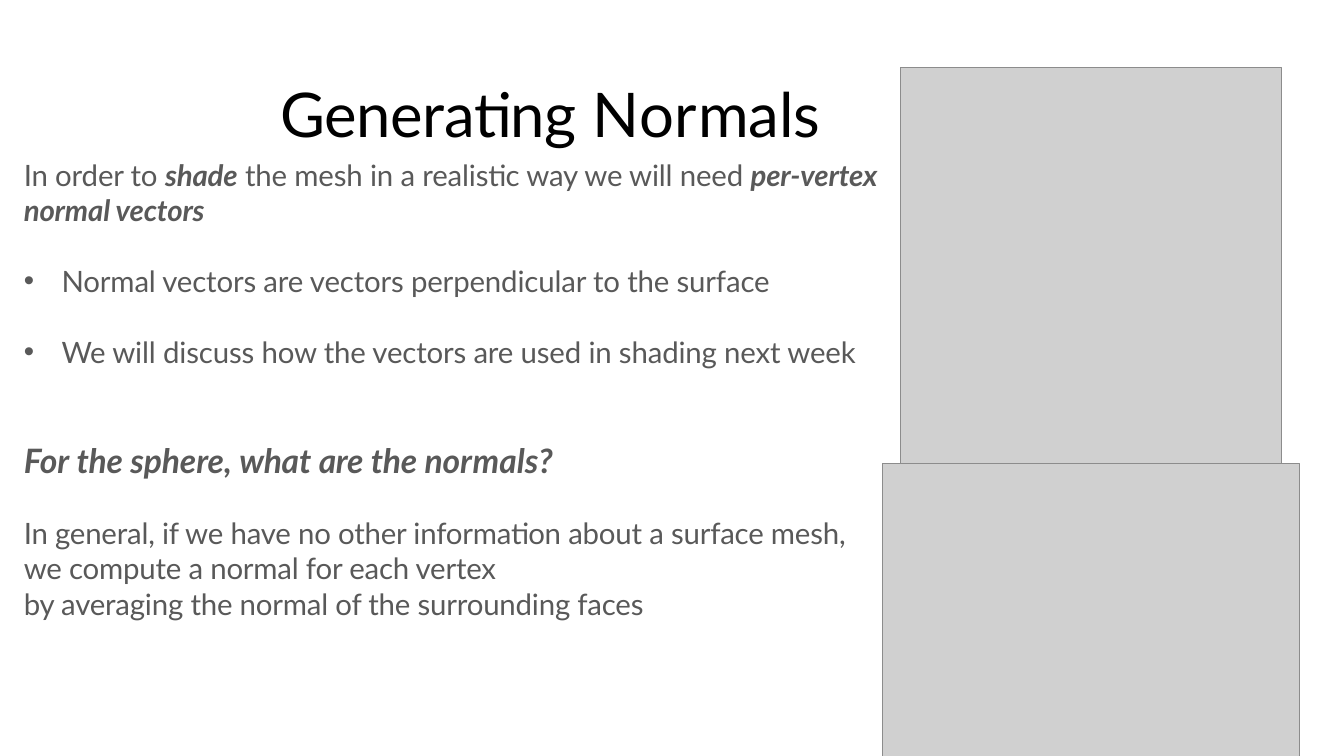
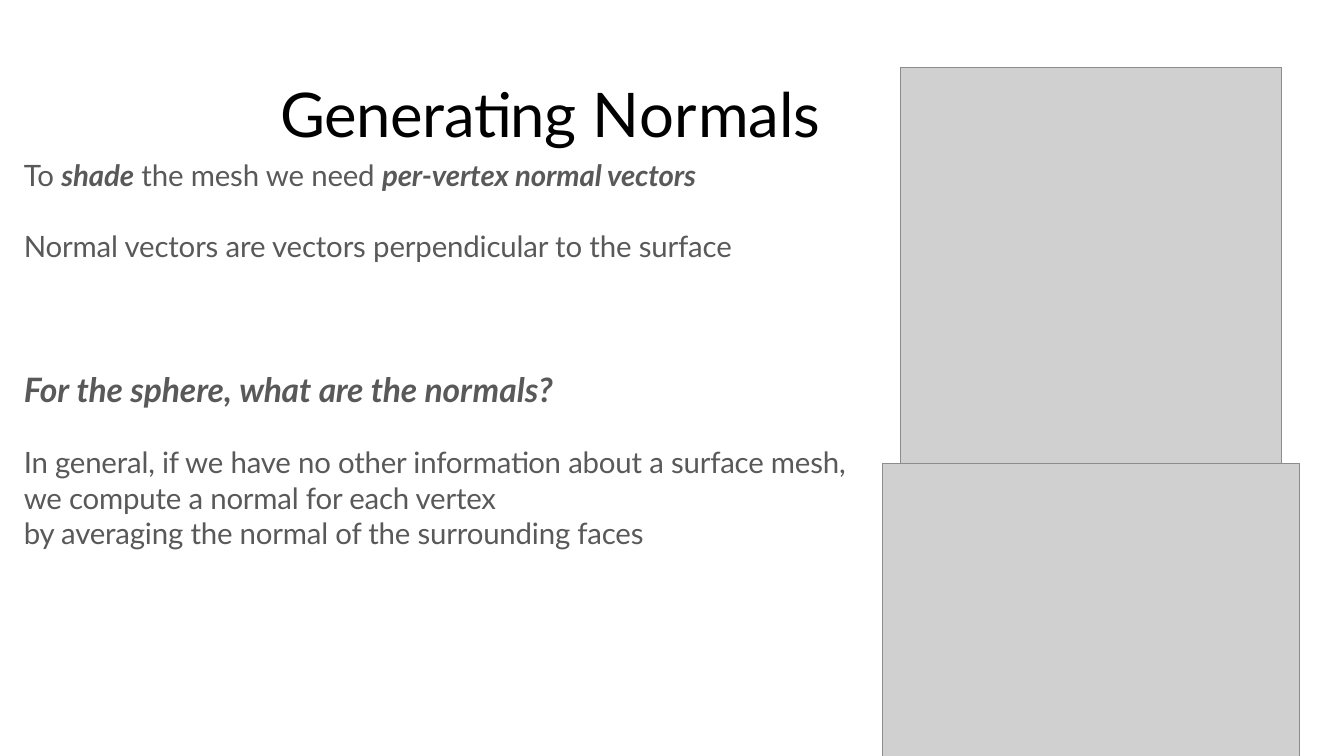
Before and after one commit to illinois-cs418/cs418CourseMaterial, a slide deck: slide 13 of Labs/CS418-Lab2-2019.pptx. Drawn at 1344x756 pixels with LibreOffice and Linux fonts; fonts in the diff are those of the drawing; grey boxes stand for pictures. Boxes give left, top, right and bottom in pixels: in the first picture for what was removed or moved away, otherwise in the second. Text is boxed around its words. In the diff, an @@ line names an element or a change of style, - is before the commit and + after.

```diff
--- a/Labs/CS418-Lab2-2019.pptx
+++ b/Labs/CS418-Lab2-2019.pptx
@@ text at bbox=[24, 164, 696, 191]: text changed; bold on; italic on @@
-In order to shade the mesh in a realistic way we will need per-vertex normal vectors
+To shade the mesh we need per-vertex normal vectors
@@ text at bbox=[24, 235, 732, 262]: bullet • to none @@
@@ text at bbox=[62, 341, 855, 368]: paragraph removed @@
-• We will discuss how the vectors are used in shading next week
```
